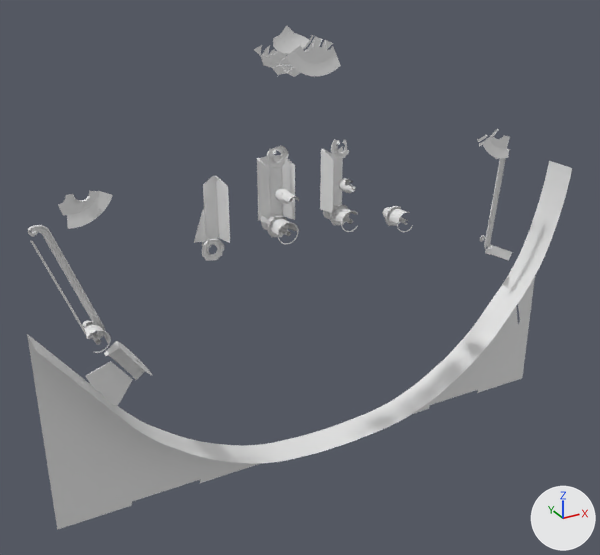
A saved change to the OBJ model RoyalFlush_1957/gameitems/Primitive.LM_GI_ls2_Parts.obj.
Before and after are seen from a camera (50 mm lens) standing at (-599.0, -967.0, -139.0) and looking at (-41.0, 47.0, -646.0). Every picture has the same lights, and +X, +Y and +Z are marked at lower right. Where no turn or scale is listed for an object, it has been applied to the vertices. Vertices at the same position are counted once.

Names of what the first picture shows: 'LM_GI_ls2_Parts'.
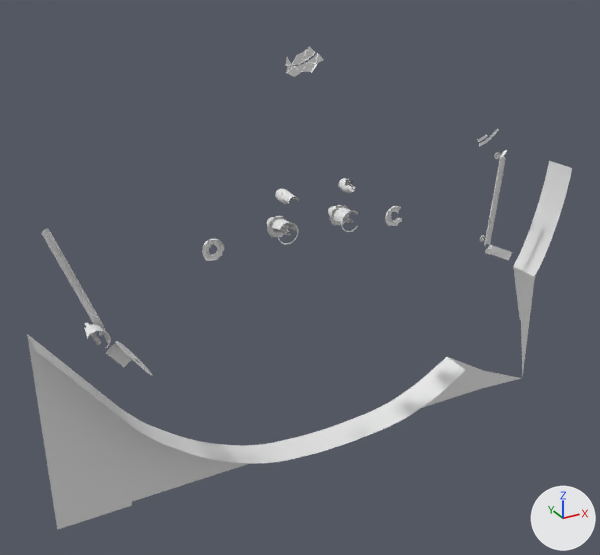
Changed parts and their boxes (x1, y1, x2, y2) in the pictures (600 x 555 px):
'LM_GI_ls2_Parts', reshaped: before (27, 25, 572, 530); after (27, 46, 572, 530)
part 1 of me_lm_gi_ls2_parts, deleted: before (28, 25, 510, 406)
part 2 of me_lm_gi_ls2_parts, deleted: before (254, 36, 333, 75)
part 3 of me_lm_gi_ls2_parts, deleted: before (28, 211, 350, 380)
part 4 of me_lm_gi_ls2_parts, deleted: before (200, 237, 534, 483)

The edits, one by one:
me_lm_gi_ls2_parts is used by ob_lm_gi_ls2_parts; location (0.0, 0.0, 0.0).
me_lm_gi_ls2_parts had 3619 vertices, 5152 faces and spanned x -445.0..452.0, y -20.0..87.0, z -965.0..-281.0.
me_lm_gi_ls2_parts now has 2442 vertices, 3541 faces and spans x -445.0..452.0, y -20.0..79.0, z -965.0..-309.0.
me_lm_gi_ls2_parts part 1: 22 loose pieces with 906 vertices, spanning x -426.0..310.0, y -3.0..87.0, z -774.0..-281.0, are deleted.
Part 2, on me_lm_gi_ls2_parts:
51 vertices are removed from x -102.0..22.0, y 63.0..74.0, z -344.0..-297.0.
69 faces are deleted.
Part 3, on me_lm_gi_ls2_parts:
156 vertices are removed from x -430.0..28.0, y -3.0..62.0, z -746.0..-489.0.
260 faces are deleted.
Part 4, on me_lm_gi_ls2_parts:
49 vertices are removed from x -219.0..424.0, y -3.0..57.0, z -965.0..-651.0.
87 faces are deleted.
